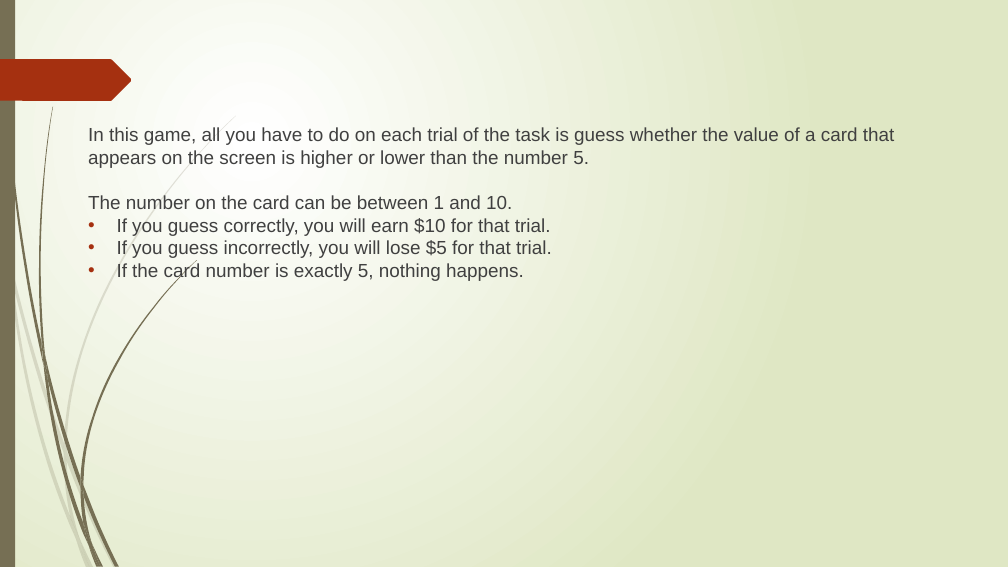
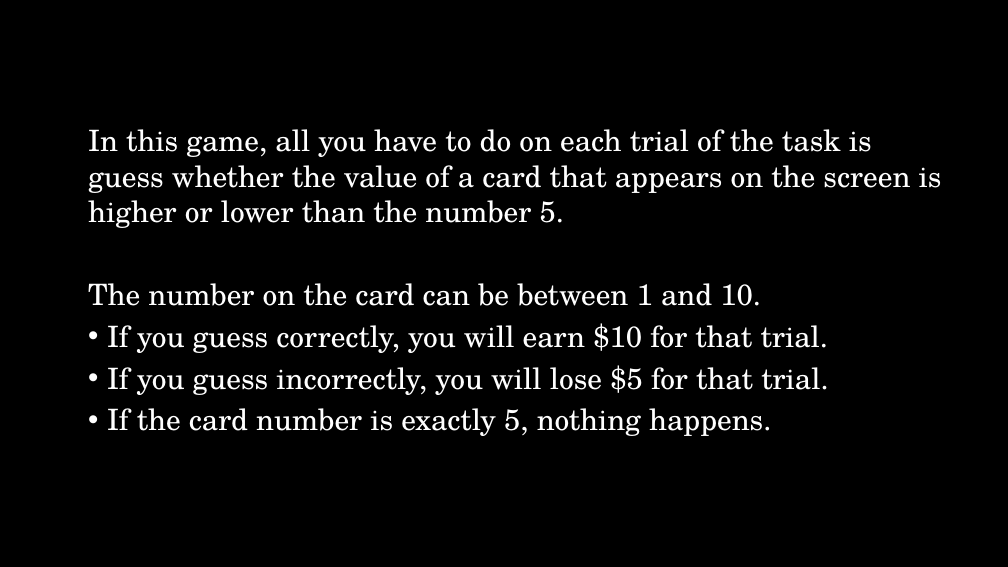
Before and after one commit to DVS-Lab/rf1-sequence-pilot, a slide deck: slide 3 of stimuli/Instructions.pptx. Drawn at 1008x567 pixels with LibreOffice and Linux fonts; fonts in the diff are those of the drawing. Boxes give left, top, right and bottom in pixels: in the first picture for what was removed or moved away, otherwise in the second. Text is boxed around its words. In the diff, an @@ line names an element or a change of style, - is before the commit and + after.

```diff
--- a/stimuli/Instructions.pptx
+++ b/stimuli/Instructions.pptx
@@ background gradient #FFFFFF to #DFE8C4 to #000000 @@
@@ rectangle removed at [0,0,15,567] @@
@@ freeform shape removed at [0,59,132,101] @@
@@ text "In this game, all you ..." at [88,129,942,436]: size 18 to 28 pt, font Arial to TeX Gyre Schola, text colour #404040 to #FFFFFF; more space between paragraphs; indent changed @@
@@ group removed at [0,116,236,567]: 10 freeform shapes @@
@@ group removed at [2,0,197,567]: 12 freeform shapes @@
```
Also in this commit, not shown: 10 other slides changed.
